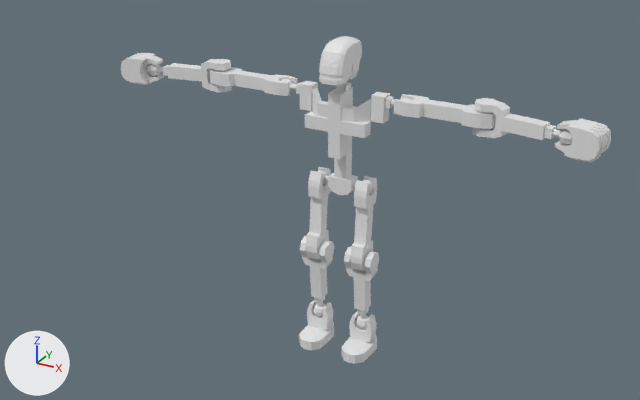
One commit to the FBX model bionicle-minimal.fbx: the scene before it, then after it.
Both versions are drawn from a 50 mm lens placed at (58.2, -113.1, 81.7), pointed at (1.3, -9.7, 30.0). The axes (+X, +Y, +Z) are drawn at lower left. The lights are the same throughout. Where no turn or scale is listed for an object, it has been applied to the vertices.

In view in the first picture: 'ArmLower.L', 'ArmLower.R', 'ArmUpper.L', 'ArmUpper.R', 'Foot.L', 'Hand.L', 'Head', 'LegLower.L', 'LegLower.R', 'LegUpper.L', 'LegUpper.R', 'Torso'.
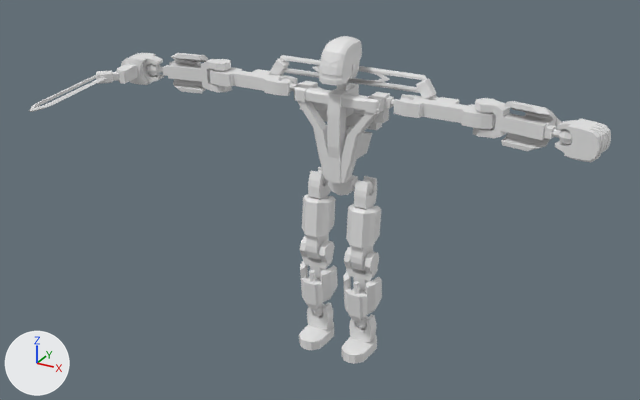
The change, as a list of edits to the scene's bpy script:
```text
Add me_cube_030:
    me_cube_030.from_pydata(...)  # 73 vertices, 70 faces; spans x 2.81..10.65, y -2.19..2.09, z -3.08..3.08
Add me_cube_042:
    me_cube_042.from_pydata(...)  # 110 vertices, 100 faces; spans x -7.0..7.0, y -3.27..0.8, z -5.0..9.0
Add me_cube_028:
    me_cube_028.from_pydata(...)  # 73 vertices, 70 faces; spans x -3.08..3.08, y -2.55..1.52, z -10.56..-2.92
Add me_cube_035:
    me_cube_035.from_pydata(...)  # 32 vertices, 29 faces; spans x -2.38..2.38, y -0.59..3.42, z -0.95..4.98
Add me_cube_040:
    me_cube_040.from_pydata(...)  # 109 vertices, 110 faces; spans x -0.6..24.6, y -1.0..1.0, z -1.0..4.2
Add me_cube_037:
    me_cube_037.from_pydata(...)  # 32 vertices, 29 faces; spans x -2.38..2.38, y -0.59..3.42, z -0.95..4.98
Add me_cube_038:
    me_cube_038.from_pydata(...)  # 109 vertices, 110 faces; spans x -3.0..2.2, y -24.7..0.7, z -1.0..1.0
Add me_cube_031:
    me_cube_031.from_pydata(...)  # 73 vertices, 70 faces; spans x -10.65..-2.81, y -2.19..2.09, z -3.08..3.08
Add me_cube_025:
    me_cube_025.from_pydata(...)  # 73 vertices, 70 faces; spans x -3.08..3.08, y -2.55..1.52, z -10.56..-2.92
Add me_cube_039:
    me_cube_039.from_pydata(...)  # 109 vertices, 110 faces; spans x -24.6..0.6, y -1.0..1.0, z -1.0..4.2
Change ob_torso:
    ob_torso.rotation_euler: (0.0, 0.0, 0.0) -> (0.0, 0.0, -3.142)  # degrees (0, 0, 0) -> degrees (0, 0, -180)
Add ob_platesmall_003:
    ob_platesmall_003 = bpy.data.objects.new('PlateSmall.003', me_cube_030)
    ob_platesmall_003.location = (22.0, 0.0, 43.0)
Add ob_bodyplate_001:
    ob_bodyplate_001 = bpy.data.objects.new('BodyPlate.001', me_cube_042)
    ob_bodyplate_001.location = (0.0, 0.0, 35.0)
Add ob_platesmall_002:
    ob_platesmall_002 = bpy.data.objects.new('PlateSmall.002', me_cube_028)
    ob_platesmall_002.location = (-4.0, -1.0, 17.0)
Add ob_chunkyplate_001:
    ob_chunkyplate_001 = bpy.data.objects.new('ChunkyPlate.001', me_cube_035)
    ob_chunkyplate_001.location = (4.0, -2.7, 21.2)
Add ob_longblade_002:
    ob_longblade_002 = bpy.data.objects.new('LongBlade.002', me_cube_040)
    ob_longblade_002.location = (-18.0, 2.0, 43.0)
Add ob_chunkyplate_002:
    ob_chunkyplate_002 = bpy.data.objects.new('ChunkyPlate.002', me_cube_037)
    ob_chunkyplate_002.location = (-4.0, -2.7, 21.2)
Add ob_longblade:
    ob_longblade = bpy.data.objects.new('LongBlade', me_cube_038)
    ob_longblade.location = (-36.6, -3.6, 43.0)
Add ob_platesmall_004:
    ob_platesmall_004 = bpy.data.objects.new('PlateSmall.004', me_cube_031)
    ob_platesmall_004.location = (-22.0, 0.0, 43.0)
Add ob_platesmall_001:
    ob_platesmall_001 = bpy.data.objects.new('PlateSmall.001', me_cube_025)
    ob_platesmall_001.location = (4.0, -1.0, 17.0)
Add ob_longblade_001:
    ob_longblade_001 = bpy.data.objects.new('LongBlade.001', me_cube_039)
    ob_longblade_001.location = (18.0, 2.0, 43.0)
```

What differs and where, as boxes [x1, y1, x2, y2] in the pictures (640 x 400 px):
'BodyPlate.001', added
    after: [294, 84, 384, 184]
'Torso', turned
    before: [281, 78, 412, 159]
    after: [281, 78, 412, 130]
'ChunkyPlate.001', added
    after: [346, 203, 381, 248]
'PlateSmall.001', added
    after: [343, 271, 382, 322]
'ChunkyPlate.002', added
    after: [302, 194, 336, 237]
'PlateSmall.002', added
    after: [300, 261, 338, 310]
'PlateSmall.003', added
    after: [501, 101, 562, 151]
'LongBlade', added
    after: [29, 64, 138, 112]
'LongBlade.001', added
    after: [313, 65, 460, 104]
'LongBlade.002', added
    after: [252, 55, 390, 85]
'PlateSmall.004', added
    after: [169, 53, 208, 94]
